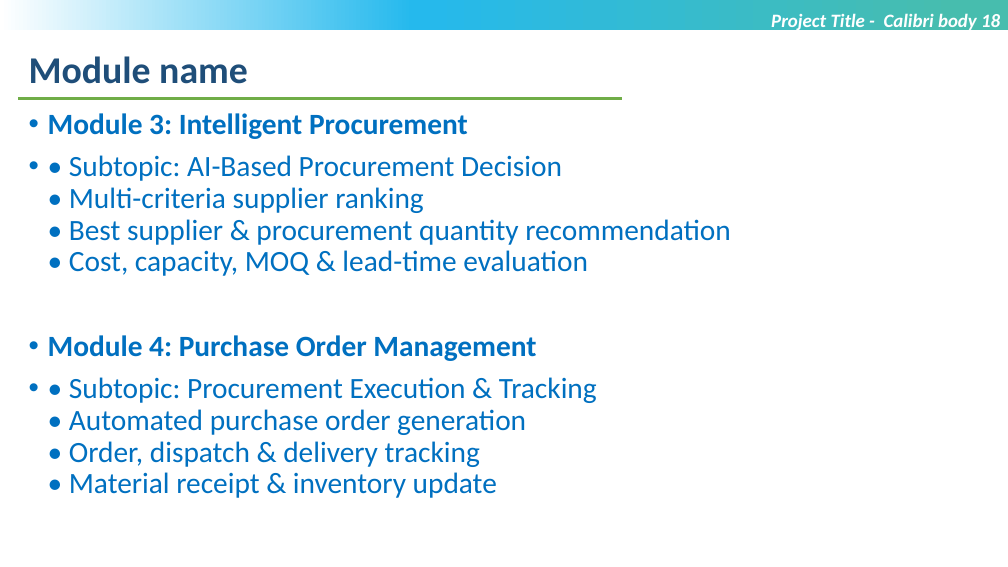
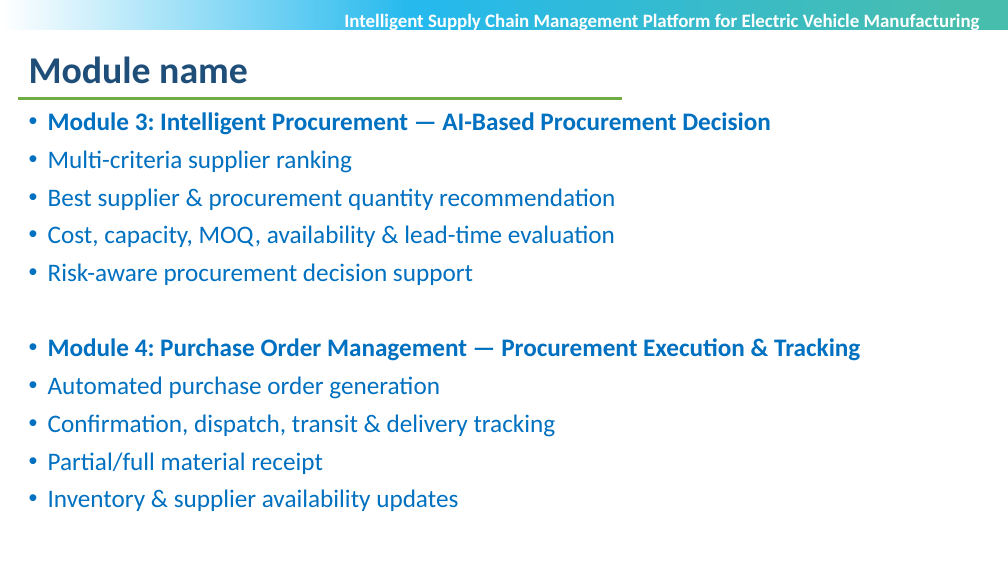
Before and after one commit to radha-gohil/INTELLIGENT-SUPPLY-CHAIN-MANAGEMENT-PLATFORM-FOR-ELECTRIC-VEHICLE-MANUFACTURING, a slide deck: slide 10 of Review-1_EV.pptx. Drawn at 1008x567 pixels with LibreOffice and Linux fonts; fonts in the diff are those of the drawing; background and template pictures are left out. Boxes give left, top, right and bottom in pixels: in the first picture for what was removed or moved away, otherwise in the second. Text is boxed around its words. In the diff, an @@ line names an element or a change of style, - is before the commit and + after.

```diff
--- a/Review-1_EV.pptx
+++ b/Review-1_EV.pptx
@@ text at box(344, 13, 980, 32): text changed; italic off @@
-Project Title - Calibri body 18
+Intelligent Supply Chain Management Platform for Electric Vehicle Manufacturing
@@ text at box(48, 112, 860, 511): text changed; size 28 to 24 pt @@
-• Module 3: Intelligent Procurement
-• • Subtopic: AI-Based Procurement Decision
-  • Multi-criteria supplier ranking
-  • Best supplier & procurement quantity recommendation
-  • Cost, capacity, MOQ & lead-time evaluation
-• Module 4: Purchase Order Management
-• • Subtopic: Procurement Execution & Tracking
-  • Automated purchase order generation
-  • Order, dispatch & delivery tracking
-  • Material receipt & inventory update
+• Module 3: Intelligent Procurement — AI-Based Procurement Decision
+• Multi-criteria supplier ranking
+• Best supplier & procurement quantity recommendation
+• Cost, capacity, MOQ, availability & lead-time evaluation
+• Risk-aware procurement decision support
+• Module 4: Purchase Order Management — Procurement Execution & Tracking
+• Automated purchase order generation
+• Confirmation, dispatch, transit & delivery tracking
+• Partial/full material receipt
+• Inventory & supplier availability updates
```
Also in this commit, not shown: 10 other slides changed, 1 slide added, 1 slide removed.
